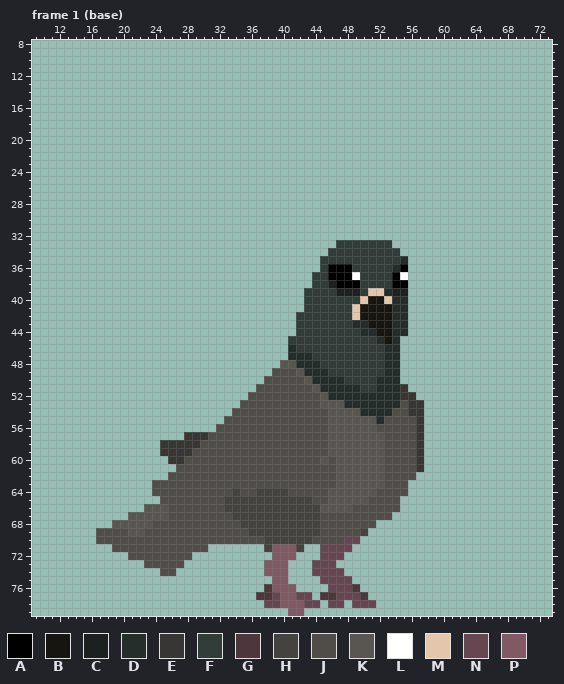
Pixel-art file, stored at Assets/Sprites/Characters/Enemies/Pigeons/Standard/Pigeon.aseprite. The picture above was drawn from the file before the commit.
80x80 pixels, 35 frames. Colours within 5 levels of each other are drawn and written as one. Shown: frame 1 (base): x 9..73, y 8..79. The commit also changed other frames, which this record leaves out.
Visible layers, top first: "pe frente", "corpo", "pe atras", "asa atras".
Palette (. is transparent): A #000000  B #17150f  C #1c2120  D #262e2b  E #383634  F #323c39  G #4d363c  H #454340  J #504d49  K #595652  L #ffffff  M #e4c6aa  N #664751  P #805965
Pixels before, frame 1 (base) (only the part around the change), first column x 9:
42 .................................FFFFFFFMBBBBDD.............
43 .................................FFFFFFFDDBBBDD.............
44 .................................FFFFFFFFDDBBDD.............
45 ................................FFFFFFFFFFFDBD..............
46 ................................DFFFFFFFFFFFDD..............
47 ................................DDDFFFFFFFFFDD..............
48 ...............................KKDDDFFFFFFFFDD..............
49 ..............................JJJKDDDFFFFFFFDD..............
50 .............................JJJJJKDDDDFFFFDDD..............
51 ............................JJJJJJJKDDDDDFFDDDE.............
52 ...........................JJJJJJJJJKDDDDDDDDDEE............
53 ..........................JJJJJJJJJJKKKDDDDDDDJEE...........
54 .........................JJJJJJJJJJJJKKKKDDDDJJEE...........
55 ........................JJJJJJJJJJJJJKKKKKKDJJJJE...........
56 .......................JJJJJJJJJJJJJJKKKKKKJJJJJE...........
57 ...................EEEJJJJJJJJJJJJJJJKKKKKKKJJJJE...........
58 ................EEEEEJJJJJJJJJJJJJJJJKKKKKKKJJJJE...........
59 ................EEEEJJJJJJJJJJJJJJJJJKKKKKKKJJJJE...........
60 .................EEJJJJJJJJJJJJJJJJJKJKKKKKKJJJJE...........
61 ..................JJJJJJJJJJJJJJJJJJJJKKKKKKJJJJE...........
62 .................JJJJJJJJJJJJJJJJJJJJJKKKKKKJJJJ............
63 ...............JJJJJJJJJJJJJJJJJJJJJJJKKKKKKJJJ.............
64 ...............JJJJJJJJJJHJJHHHHJJJJJKKKKKKJJJJ.............
65 ................JJJJJJJJHHHHHHHHHHHJJKKKKKJJJJ..............
66 ..............KKKJJJJJJJHHHHHHHHHHHHKKKKJJJJJJ..............
67 ............KKKKKJJJJJJJJHHHHHHHHHHHJJJJJJJJJ...............
68 ..........KKKKKJJJJJJJJJJJHHHHHHHHHHJJJJJJJ.................
69 ........JJJJKKJJJJJJJJJJJJJHHHHHHHHHJJJJJH..................
70 ........JJJJJJJJJJJJJJJJJJJJJHHHHHHJJJJNN...................
71 ..........JJJJJJJJJJJJ.......HPPPH..NNNN....................
72 ............JJJJJJJJ..........PPP...NNN.....................
73 ..............JJJJJ..........PPP...NNN......................
74 ................JJ...........PPP...NNNN.....................
75 ..............................PP....NNNN....................
76 .............................GPPP....NNNG...................
77 ............................GGNPPNN.GGNNNG..................
78 .............................NNPPPNN.NN.NNN.................
79 ................................PP..........................
New version:
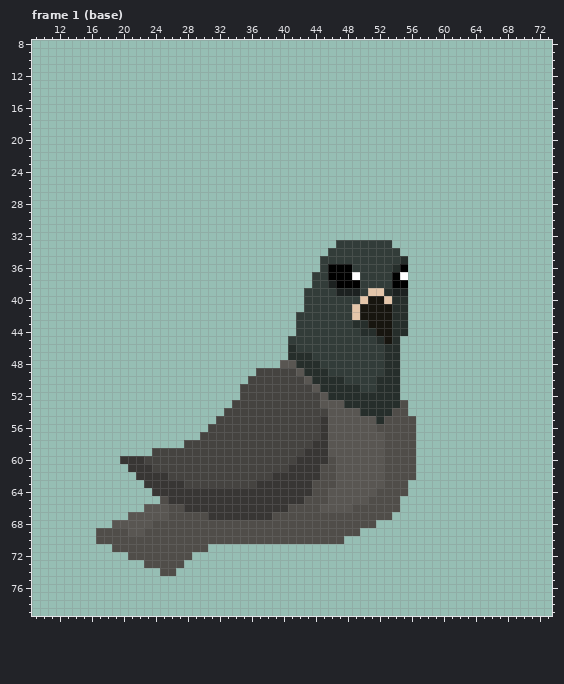
From old to new:
layer "asa atras" now hidden
layer "pe atras" now hidden
layer "pe frente" now hidden
layer "asa frente" now shown
Changed rows in their new state; - is an unchanged pixel.
Frame 1 (base):
first column x 20:
49 -----------------HHHHH----------------
50 ----------------HHHHHHH---------------
51 ---------------HHHHHHHHH-----------.--
52 ---------------HHHHHHHHHH----------..-
53 --------------HHHHHHHHHHH-----------..
54 -------------HHHHHHHHHHHHH----------..
55 ------------HHHHHHHHHHHHHE-----------.
56 -----------HHHHHHHHHHHHHHE-----------.
57 --------..HHHHHHHHHHHHHHHE-----------.
58 -----...HHHHHHHHHHHHHHHHEE-----------.
59 ----HHHHHHHHHHHHHHHHHHHEEE-----------.
60 EEEHHHHHHHHHHHHHHHHHHHEEEE-----------.
61 -EEEHHHHHHHHHHHHHHHHHEEEE------------.
62 --EEEEHHHHHHHHHHHHHEEEEEE-------------
63 ---EEEEEHHHHHHHHHEEEEEEE--------------
64 ----EEEEEEEEEEEEEEEEEEEE--------------
65 ------EEEEEEEEEEEEEEEEEJ--------------
66 --------EEEEEEEEEEEEEJJJJ-------------
67 -----------EEEEEEEEJJJJJJ-------------
68 ---------------JJJJJJJJJJ-------------
69 ----------------JJJJJJJJJ-----.-------
70 ------------------JJJJJJ----..--------
71 ------------------.....--....---------
72 -------------------...---...----------
73 ------------------...---...-----------
74 ------------------...---....----------
75 -------------------..----....---------
76 ------------------....----....--------
77 -----------------.......-......-------
78 ------------------.......-..-...------
79 ---------------------..---------------
Pixel boxes of the changes (left, top, right, bottom) in both pictures:
changed: (120, 368, 376, 616)
erased: (400, 384, 424, 472)
